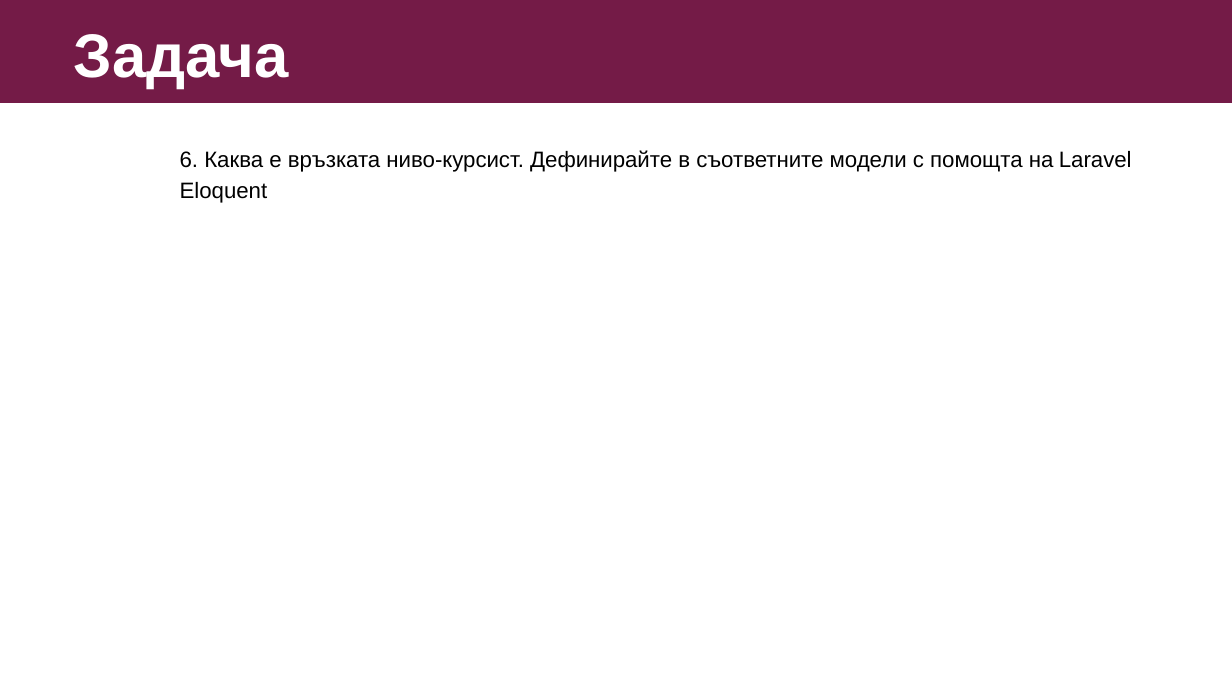
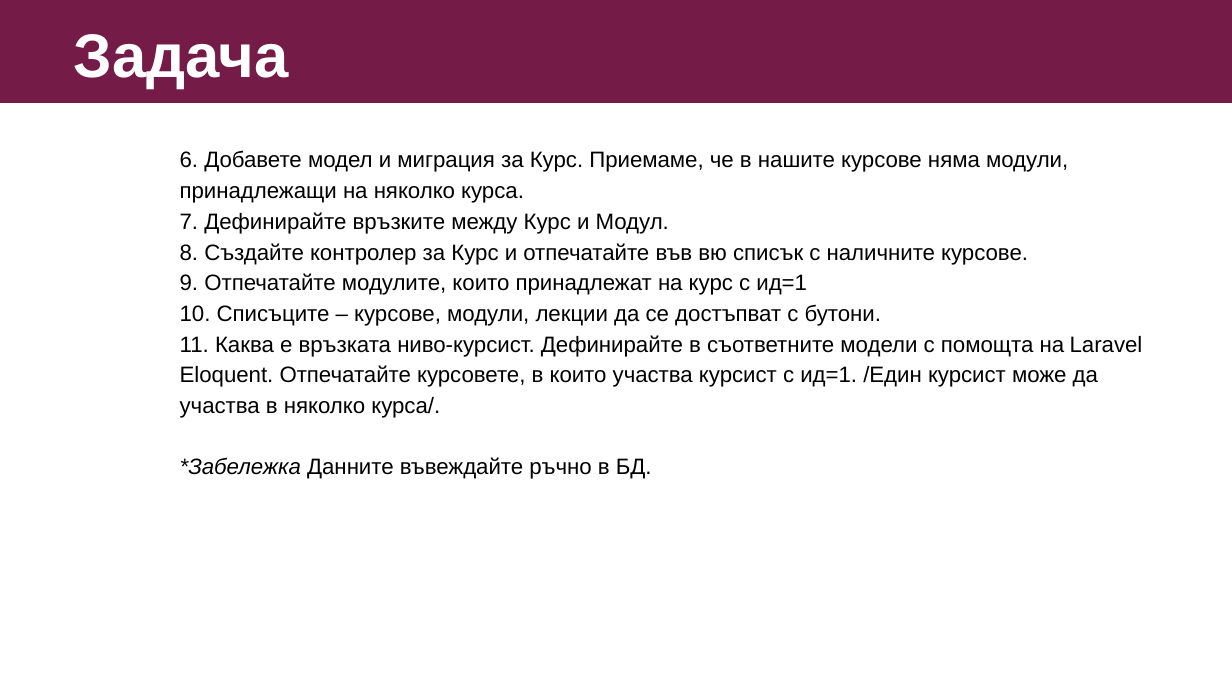
Before and after one commit to VratsaSoftware/php18, a slide deck: slide 30 of 04_PHP_OOP_and_MVC/10_L4_models_eloquent/models_eloquent.pptx (slide 32 before the commit). Drawn at 1232x693 pixels with LibreOffice and Linux fonts; fonts in the diff are those of the drawing. Boxes give left, top, right and bottom in pixels: in the first picture for what was removed or moved away, otherwise in the second. Text is boxed around its words. In the diff, an @@ line names an element or a change of style, - is before the commit and + after.

```diff
--- a/04_PHP_OOP_and_MVC/10_L4_models_eloquent/models_eloquent.pptx
+++ b/04_PHP_OOP_and_MVC/10_L4_models_eloquent/models_eloquent.pptx
@@ text at (180, 150, 1143, 479): text changed @@
-6. Каква е връзката ниво-курсист. Дефинирайте в съответните модели с помощта на Laravel Eloquent
+6. Добавете модел и миграция за Курс. Приемаме, че в нашите курсове няма модули, принадлежащи на няколко курса.
+7. Дефинирайте връзките между Курс и Модул.
+8. Създайте контролер за Курс и отпечатайте във вю списък с наличните курсове.
+9. Отпечатайте модулите, които принадлежат на курс с ид=1
+10. Списъците – курсове, модули, лекции да се достъпват с бутони.
+11. Каква е връзката ниво-курсист. Дефинирайте в съответните модели с помощта на Laravel Eloquent. Отпечатайте курсовете, в които участва курсист с ид=1. /Един курсист може да участва в няколко курса/.
+*Забележка Данните въвеждайте ръчно в БД.
```
Also in this commit, not shown: 2 slides removed, 1 other file.
